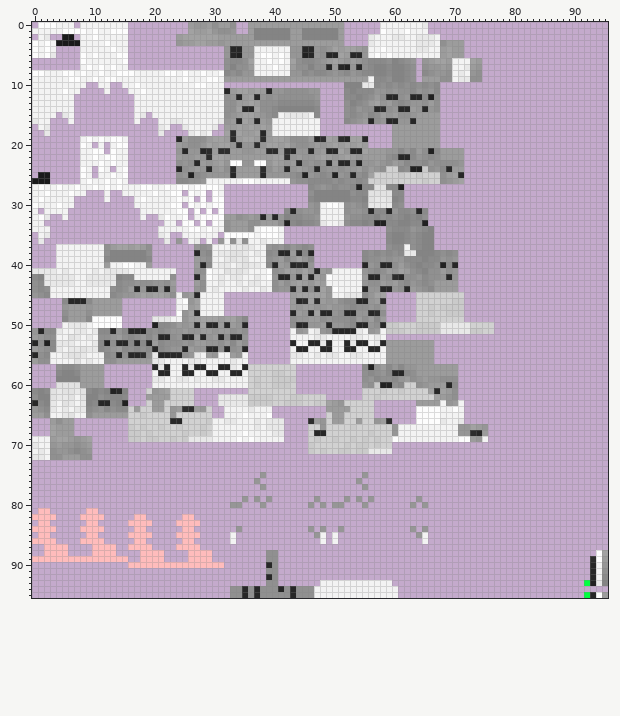
Sprite sheet -- BlockBench Models/Textures/Snep/BioSynthSnowLeopardFemale.png. Above, as it was before the edit.
The file is 96x96 pixels. Colours within 5 levels of each other are drawn and written as one.
Now the later version:
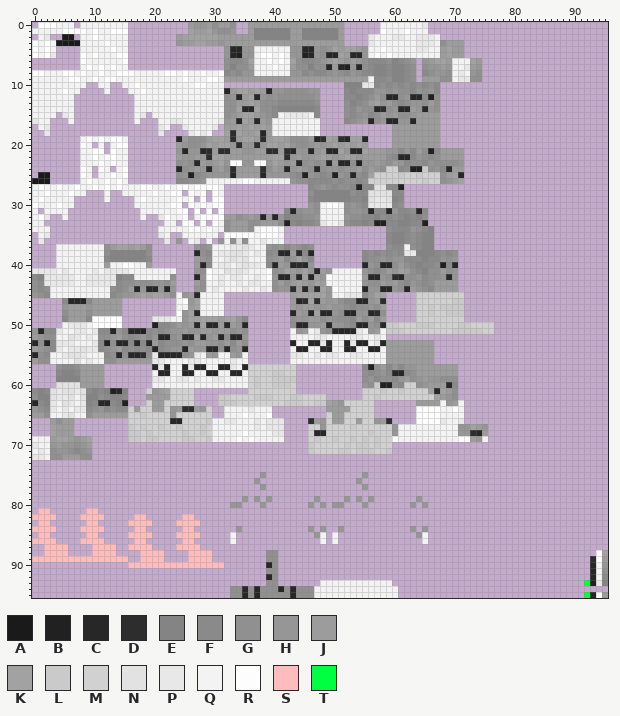
Palette (. is transparent): A #1a1a1b  B #212121  C #272727  D #2d2d2d  E #848484  F #8a8a8a  G #909090  H #969696  J #9c9c9c  K #a2a2a2  L #cacaca  M #d1d1d1  N #e2e2e2  P #e8e8e8  Q #f3f3f3  R #fdfdfd  S #ffbcbc  T #01ff41
Change:
{"y":50,"x":67,"old":"LPPPPP","new":"MMMMLL"}
{"y":51,"x":64,"old":"LLLLPPPPP","new":"MMMMMMLLL"}
{"y":62,"x":31,"old":"PPPPPL","new":"LLMMMM"}
{"y":63,"x":31,"old":"PPPPPLLLL","new":"LLLMMMMMM"}
{"y":69,"x":23,"old":"L","new":"M"}
{"y":69,"x":26,"old":"PPPP","new":"LMML"}
{"y":71,"x":48,"old":"L","new":"M"}
{"y":71,"x":56,"old":"PPPP","new":"LMML"}
{"label":"changed","picture_box":[416,322,470,334]}
{"label":"changed","picture_box":[218,394,272,406]}
{"label":"changed","picture_box":[170,436,212,442]}
{"label":"changed","picture_box":[320,448,326,454]}
{"label":"changed","picture_box":[368,448,392,454]}
